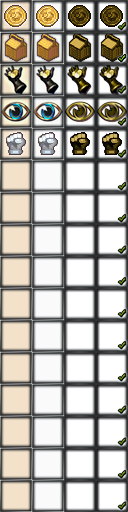
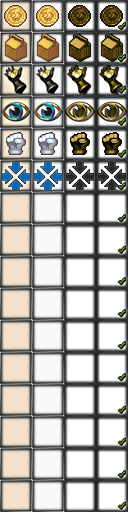
Revision of a layered 128x512 image; what changed, layer by layer:
added layer "Hintergrund" above "Yellow" over [2, 162, 126, 190]
painted on "Fist" over [2, 162, 126, 190]
painted on "SlavePenny" over [2, 162, 126, 190]
painted on "Alms" over [2, 162, 126, 190]
